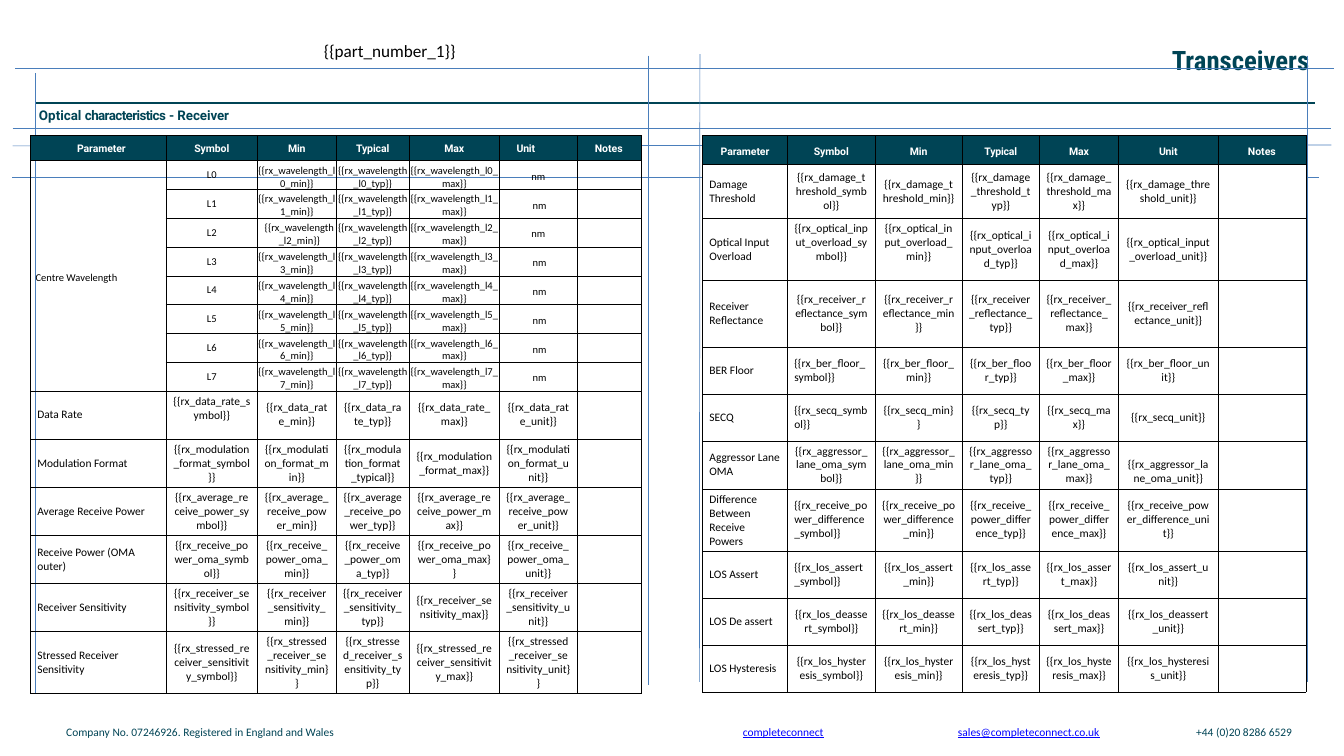
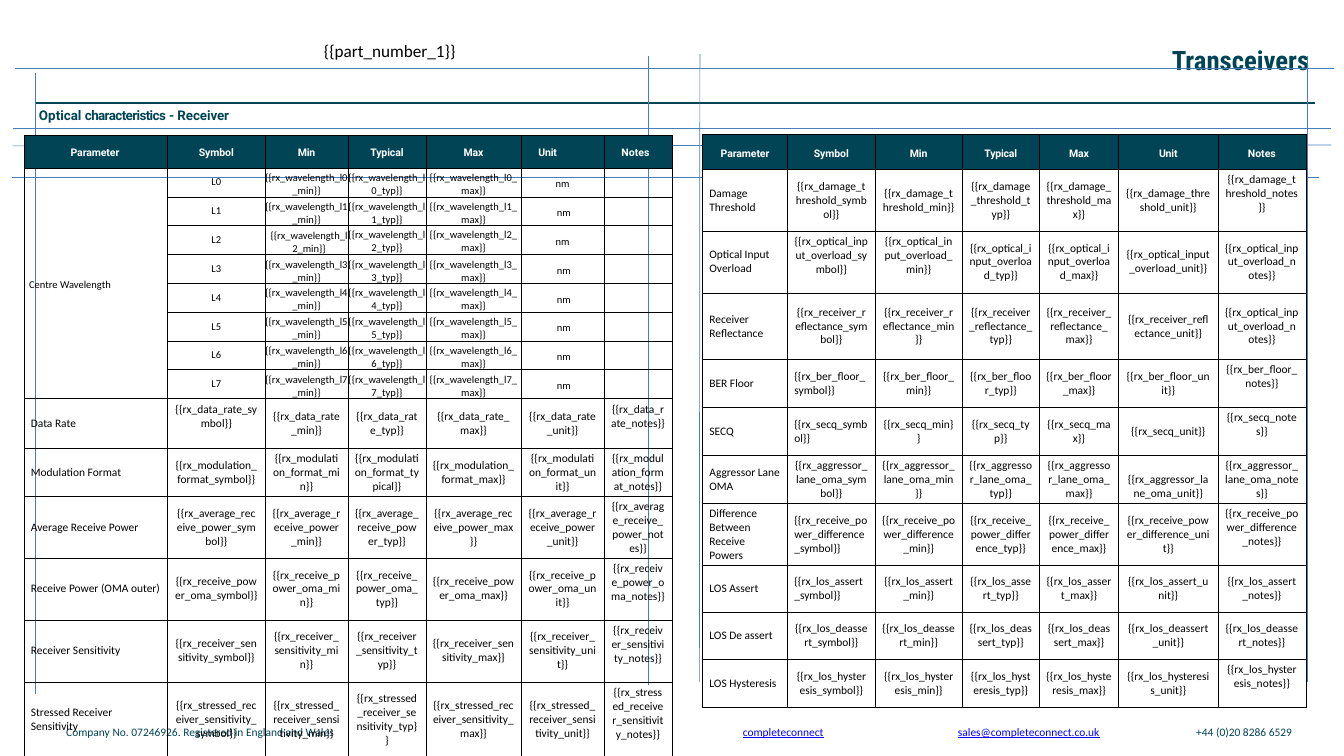
Before and after one commit to Sofiavenizelos/pptx-filler, a slide deck: slide 4 of template.pptx. Drawn at 1344x756 pixels with LibreOffice and Linux fonts; fonts in the diff are those of the drawing; background and template pictures are left out. Boxes give left, top, right and bottom in pixels: in the first picture for what was removed or moved away, otherwise in the second. Text is boxed around its words. In the diff, an @@ line names an element or a change of style, - is before the commit and + after.

```diff
--- a/template.pptx
+++ b/template.pptx
@@ table at (24,135,672,756) @@
-row 10, column 7: 
+row 10, column 7: {{rx_data_rate_notes}}
-row 11, column 7: 
+row 11, column 7: {{rx_modulation_format_notes}}
-row 12, column 7: 
+row 12, column 7: {{rx_average_receive_power_notes}}
-row 13, column 7: 
+row 13, column 7: {{rx_receive_power_oma_notes}}
-row 14, column 7: 
+row 14, column 7: {{rx_receiver_sensitivity_notes}}
-row 15, column 7: 
+row 15, column 7: {{rx_stressed_receiver_sensitivity_notes}}
@@ table: place and size @@
-table at (30,135,642,693)
+table at (24,135,672,756)
@@ table at (702,135,1305,708) @@
-row 2, column 7: 
+row 2, column 7: {{rx_damage_threshold_notes}}
-row 3, column 7: 
+row 3, column 7: {{rx_optical_input_overload_notes}}
-row 4, column 7: 
+row 4, column 7: {{rx_optical_input_overload_notes}}
-row 5, column 7: 
+row 5, column 7: {{rx_ber_floor_notes}}
-row 6, column 7: 
+row 6, column 7: {{rx_secq_notes}}
-row 7, column 7: 
+row 7, column 7: {{rx_aggressor_lane_oma_notes}}
-row 8, column 7: 
+row 8, column 7: {{rx_receive_power_difference_notes}}
-row 9, column 7: 
+row 9, column 7: {{rx_los_assert_notes}}
-row 10, column 7: 
+row 10, column 7: {{rx_los_deassert_notes}}
-row 11, column 7: 
+row 11, column 7: {{rx_los_hysteresis_notes}}
```
Also in this commit, not shown: 2 other slides changed, 1 slide added, 1 other file.
